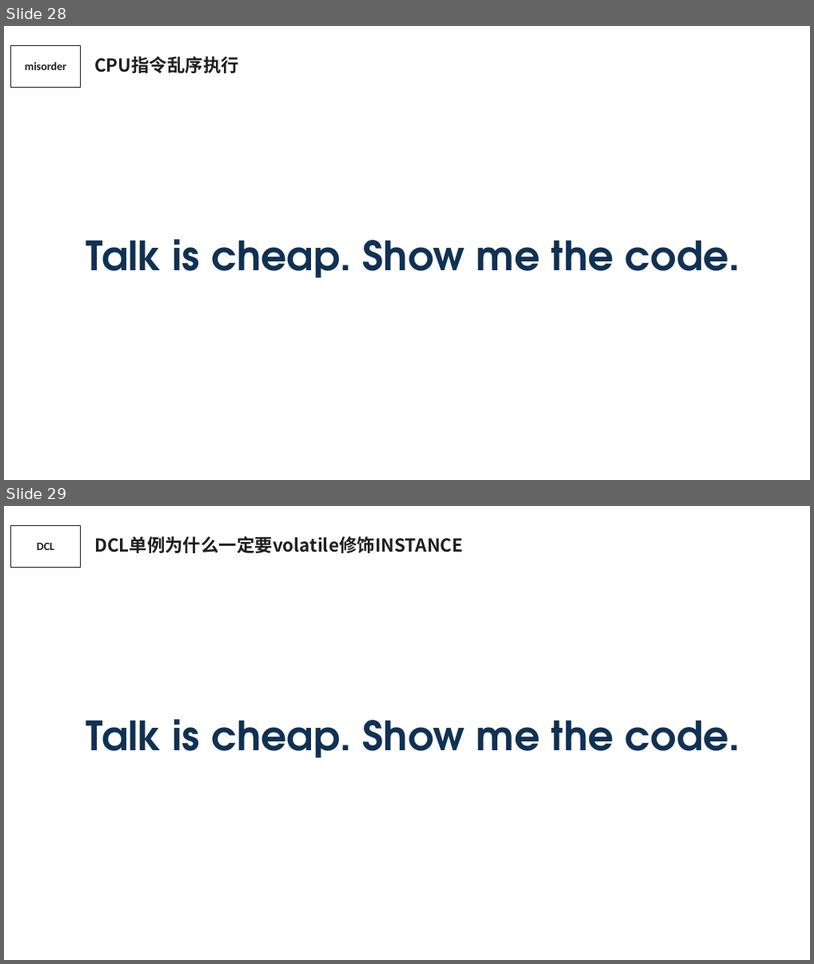
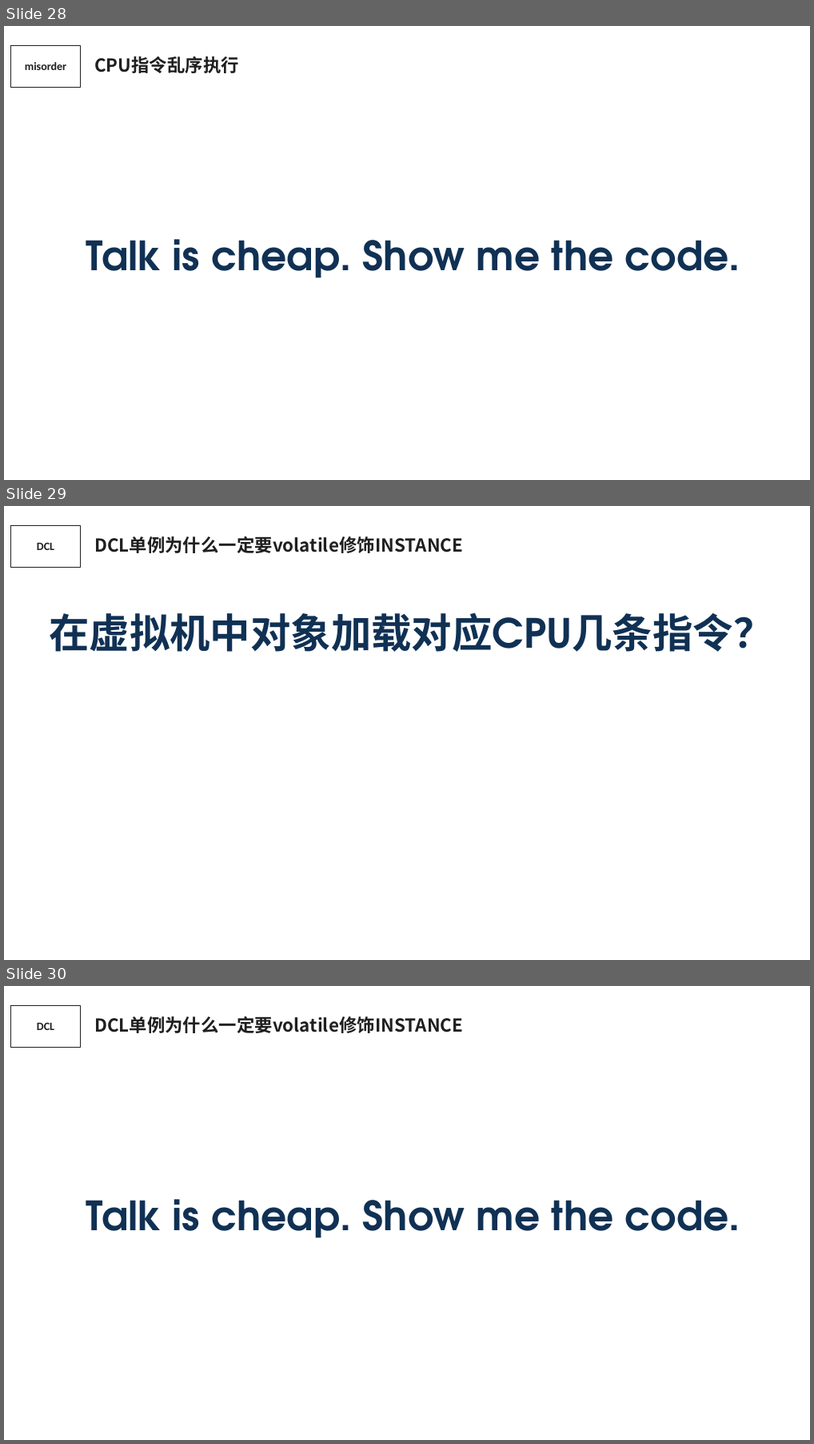
Before and after one commit to SingASongForU/learning-projects, a slide deck: learn-project-concurrent/src/main/resources/从码农到百万年薪.pptx. Shown one above the other, each under a label of ours: slides 28 and 29 before the commit, slides 28, 29 and 30 after it. The pictures are 814x964 and 814x1444 pixels, drawn with LibreOffice and Linux fonts; fonts in the diff are those of the drawing. Boxes give left, top, right and bottom in pixels: in the first picture for what was removed or moved away, otherwise in the second. Text is boxed around its words. In the diff, an @@ line names an element or a change of style, - is before the commit and + after.

```diff
--- a/learn-project-concurrent/src/main/resources/从码农到百万年薪.pptx
+++ b/learn-project-concurrent/src/main/resources/从码农到百万年薪.pptx
@@ slide 29 added at [4,506,810,960], background #FFFFFF @@
@@ rectangle added at [10,525,80,567], outline #1F1F1F 0.75 pt, 13.3 pt, text #1F1F1F, bold @@
+DCL
@@ text added at [94,536,463,553], 21.3 pt, text #1F1F1F, bold @@
+DCL单例为什么一定要volatile修饰INSTANCE
@@ text added at [49,612,774,652], 48 pt, text #103154, bold @@
+在虚拟机中对象加载对应CPU几条指令？
@@ what was slide 29 is now slide 30 @@
```
Also in this commit, not shown: 4 slides changed, 1 other slide added, 1 slide removed.
